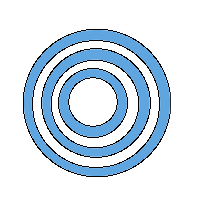
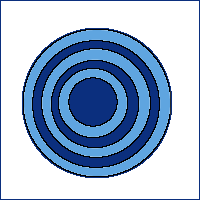
Revision of a layered (200, 200) image; what changed, layer by layer:
painted on "black border" over [0, 0, 200, 200]
painted on "wormhole" over [34, 42, 158, 166]
hid "white border", moved it above "Background" over [0, 0, 200, 200]
